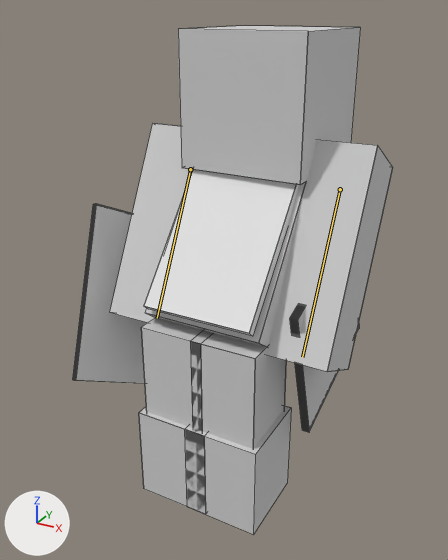
A saved change to the Blender file mods/ITEMS/mcl_armor/models/mcl_armor_character.blend.
Before and after are seen from a camera (50 mm lens) standing at (9.53, -16.68, 17.08) and looking at (-0.76, 2.04, 7.72). Arrows for +X, +Y and +Z are at lower left; the lights stay in place. Both versions are drawn at frame 242 of the action 'ArmatureAction.003'; the numbers are the values there. The bones that change are drawn over the model as lines. Mesh edges are drawn as thin lines.

Objects in the first picture: 'Player'.
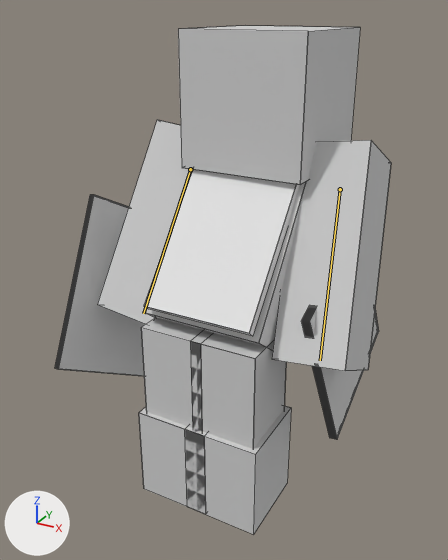
Location of each change, (x1, y1, x2, y2) in pixels of the pictures (448 x 560 px):
'Player', posed
    before: (73, 25, 393, 534)
    after: (55, 25, 391, 534)
bone 'Arm_Left', root to tip
    before: (190, 169) to (157, 318)
    after: (190, 169) to (143, 313)
bone 'Arm_Right', root to tip
    before: (340, 189) to (302, 357)
    after: (340, 189) to (320, 360)

The change in detail:
Bone 'Arm_Left' (bone_arm_left) turns from (10, 0, 0) to (10, -4, 6) degrees about its own x, y and z.
Bone 'Arm_Right' (bone_arm_right) turns from (10, 0, 0) to (10, 4, -6) degrees about its own x, y and z.
